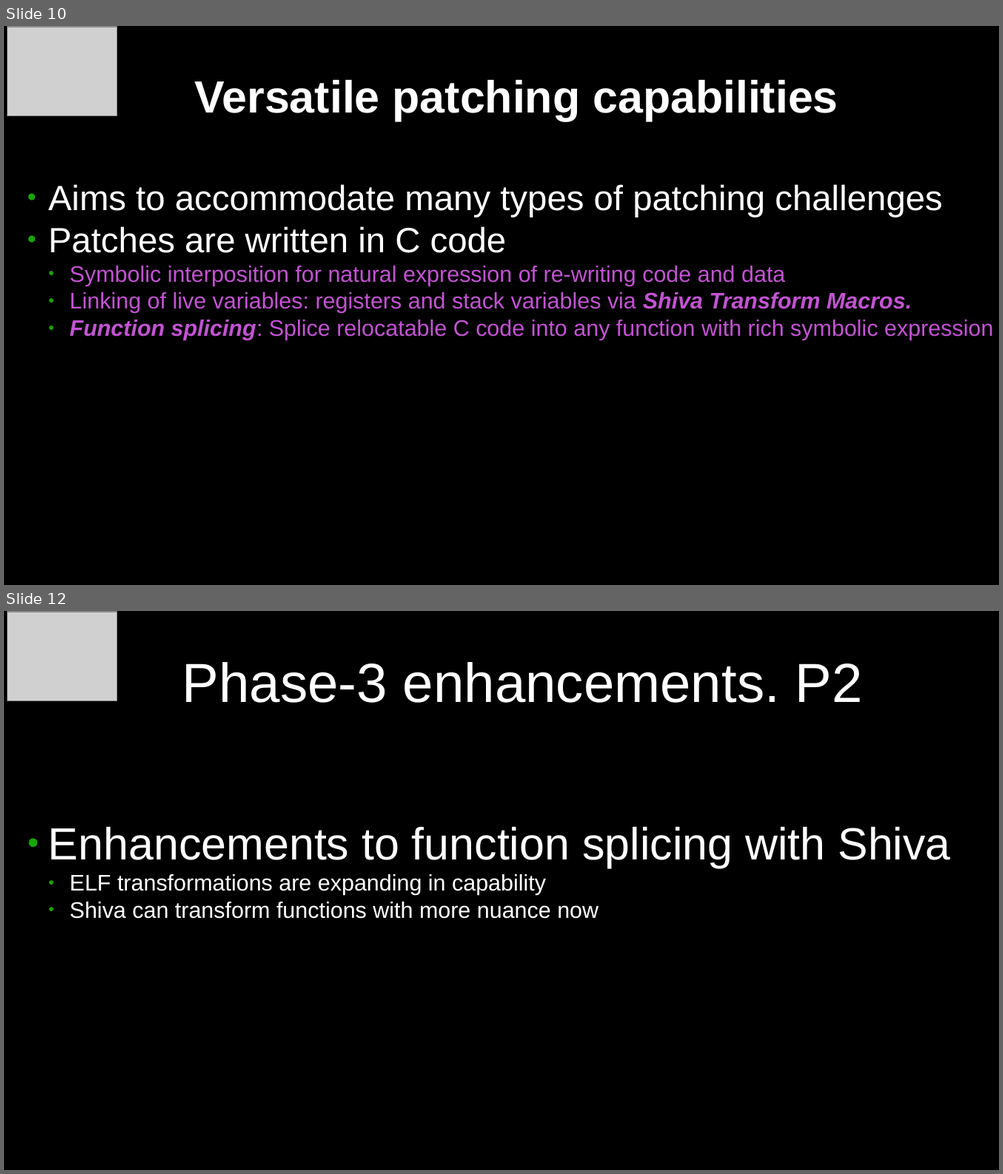
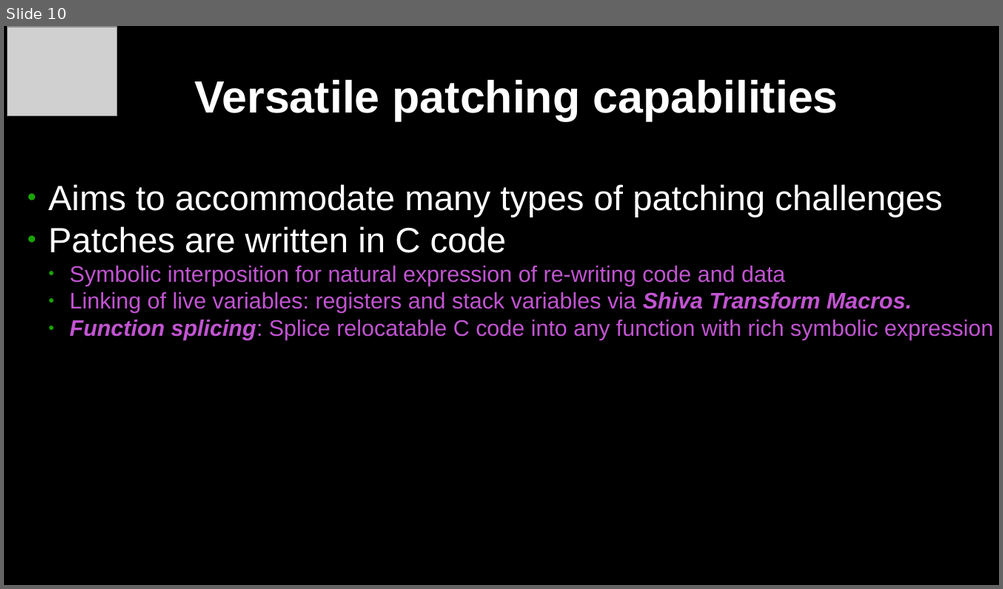
Before and after one commit to elfmaster/shiva_presentations, a slide deck: shiva-presentation-ais-darpa-oct-2023.odp. Shown one above the other, each under a label of ours: slides 10 and 12 before the commit, slide 10 after it; the slides between them are not shown. The pictures are 1003x1174 and 1003x589 pixels, drawn with LibreOffice and Linux fonts; fonts in the diff are those of the drawing; grey boxes stand for pictures. Boxes give left, top, right and bottom in pixels: in the first picture for what was removed or moved away, otherwise in the second. Text is boxed around its words. In the diff, an @@ line names an element or a change of style, - is before the commit and + after.

```diff
--- a/shiva-presentation-ais-darpa-oct-2023.odp
+++ b/shiva-presentation-ais-darpa-oct-2023.odp
@@ slide 12 removed at [4, 611, 999, 1170], background #000000 @@
@@ picture removed at [8, 612, 116, 701] @@
@@ title removed at [182, 662, 862, 703] @@
-Phase-3 enhancements. P2
@@ text removed at [48, 826, 950, 919] @@
-● Enhancements to function splicing with Shiva
-  ● ELF transformations are expanding in capability
-  ● Shiva can transform functions with more nuance now
```
Also in this commit, not shown: 1 slide changed, 5 slides added, 1 other file.
